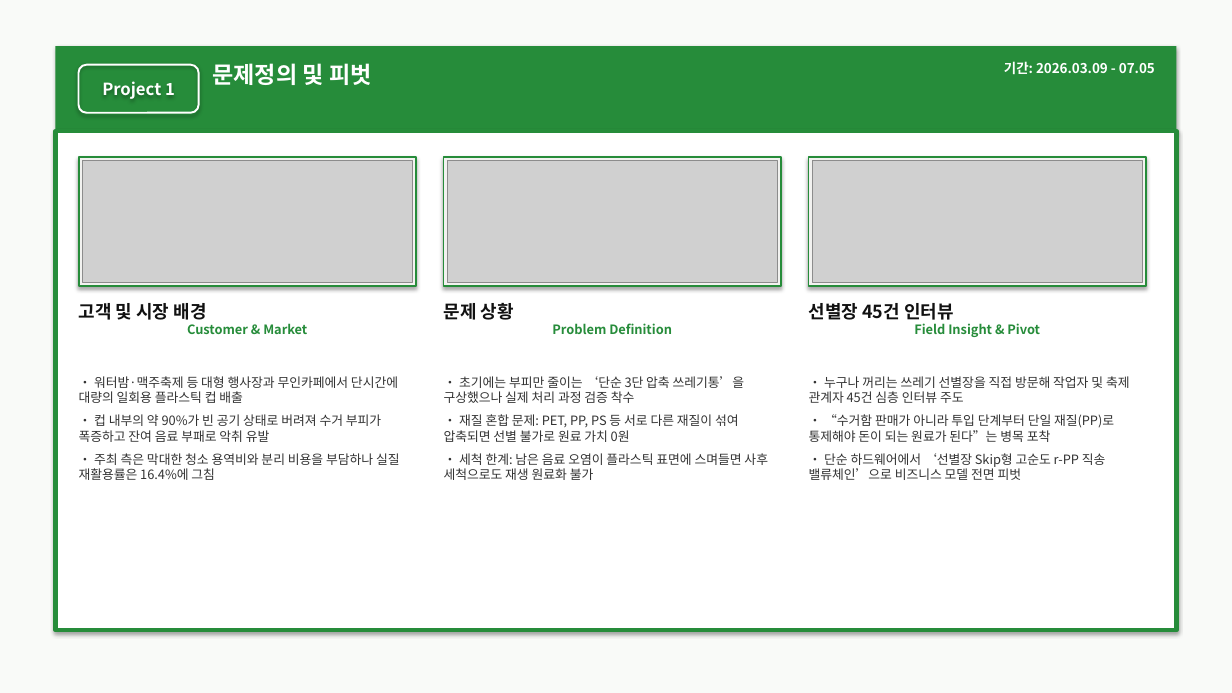
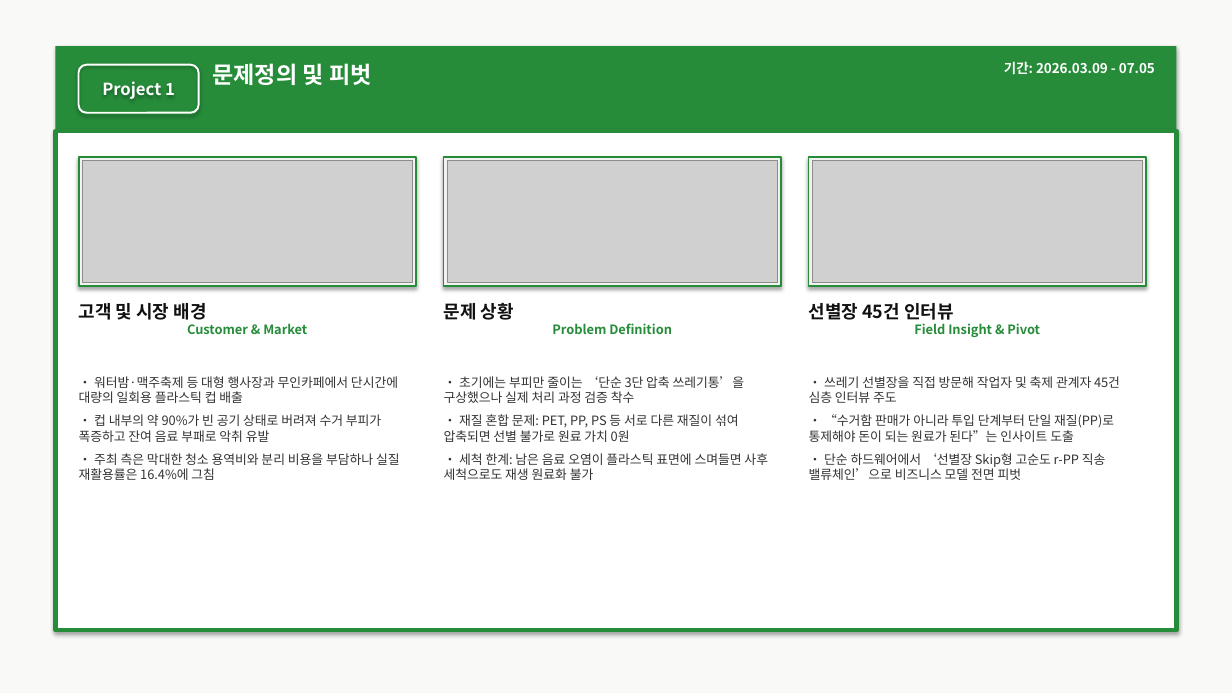
Before and after one commit to wkdtkdrbs11/test1-2026.11.10-, a slide deck: slide 4 of 마케터_장상균_포트폴리오.pptx. Drawn at 1232x693 pixels with LibreOffice and Linux fonts; fonts in the diff are those of the drawing; grey boxes stand for pictures. Boxes give left, top, right and bottom in pixels: in the first picture for what was removed or moved away, otherwise in the second. Text is boxed around its words. In the diff, an @@ line names an element or a change of style, - is before the commit and + after.

```diff
--- a/마케터_장상균_포트폴리오.pptx
+++ b/마케터_장상균_포트폴리오.pptx
@@ text at (x1=809, y1=376, x2=1120, y2=442): text changed @@
-• 누구나 꺼리는 쓰레기 선별장을 직접 방문해 작업자 및 축제 관계자 45건 심층 인터뷰 주도
-• “수거함 판매가 아니라 투입 단계부터 단일 재질(PP)로 통제해야 돈이 되는 원료가 된다”는 병목 포착
+• 쓰레기 선별장을 직접 방문해 작업자 및 축제 관계자 45건 심층 인터뷰 주도
+• “수거함 판매가 아니라 투입 단계부터 단일 재질(PP)로 통제해야 돈이 되는 원료가 된다”는 인사이트 도출
```
Also in this commit, not shown: 2 other files.
